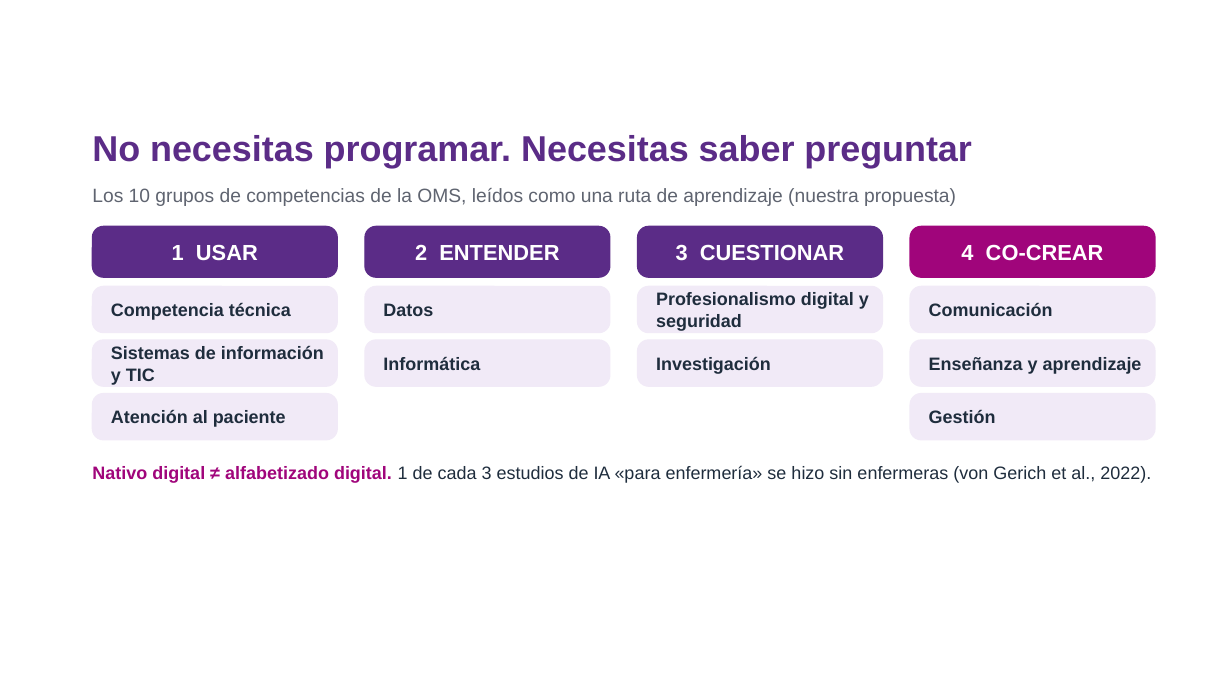
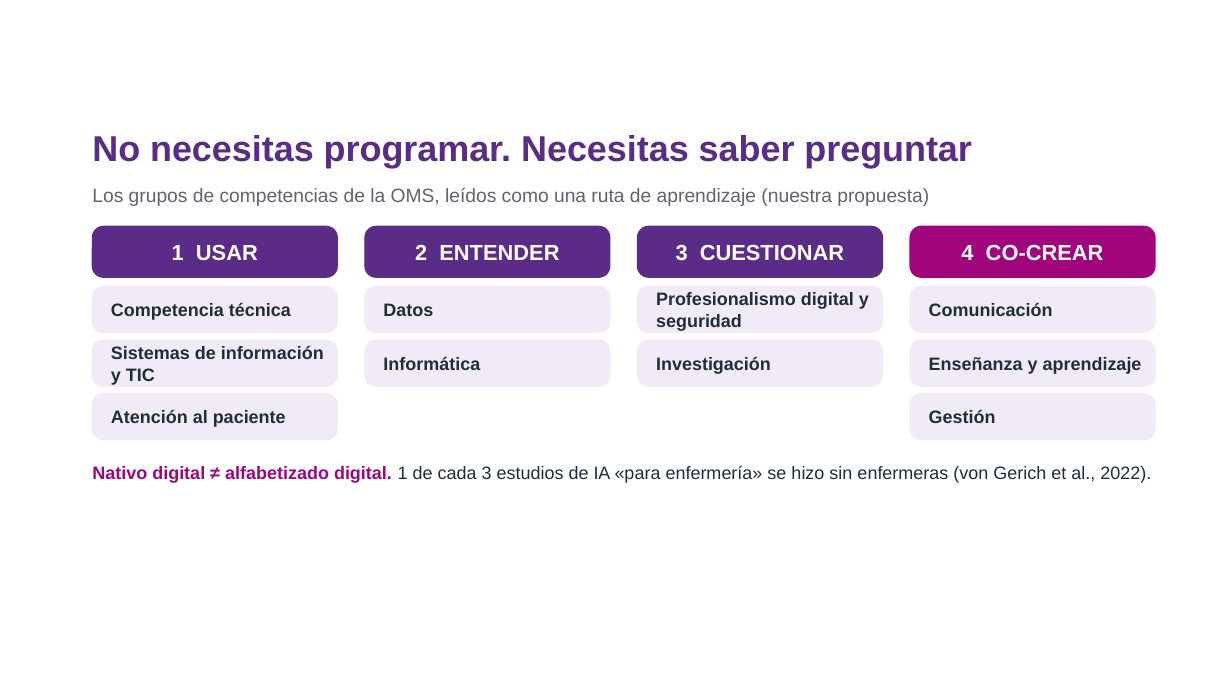
Before and after one commit to estefafro/CFSD, a slide deck: slide 12 of entregables/2026-11-11-webinar/presentacion-webinar.pptx. Drawn at 1232x693 pixels with LibreOffice and Linux fonts; fonts in the diff are those of the drawing; background and template pictures are left out. Boxes give left, top, right and bottom in pixels: in the first picture for what was removed or moved away, otherwise in the second. Text is boxed around its words. In the diff, an @@ line names an element or a change of style, - is before the commit and + after.

```diff
--- a/entregables/2026-11-11-webinar/presentacion-webinar.pptx
+++ b/entregables/2026-11-11-webinar/presentacion-webinar.pptx
@@ text at (92, 188, 929, 206): text changed @@
-Los 10 grupos de competencias de la OMS, leídos como una ruta de aprendizaje (nuestra propuesta)
+Los grupos de competencias de la OMS, leídos como una ruta de aprendizaje (nuestra propuesta)
```
Also in this commit, not shown: 1 other slide changed, 1 slide added, 1 slide removed, 4 other files.
